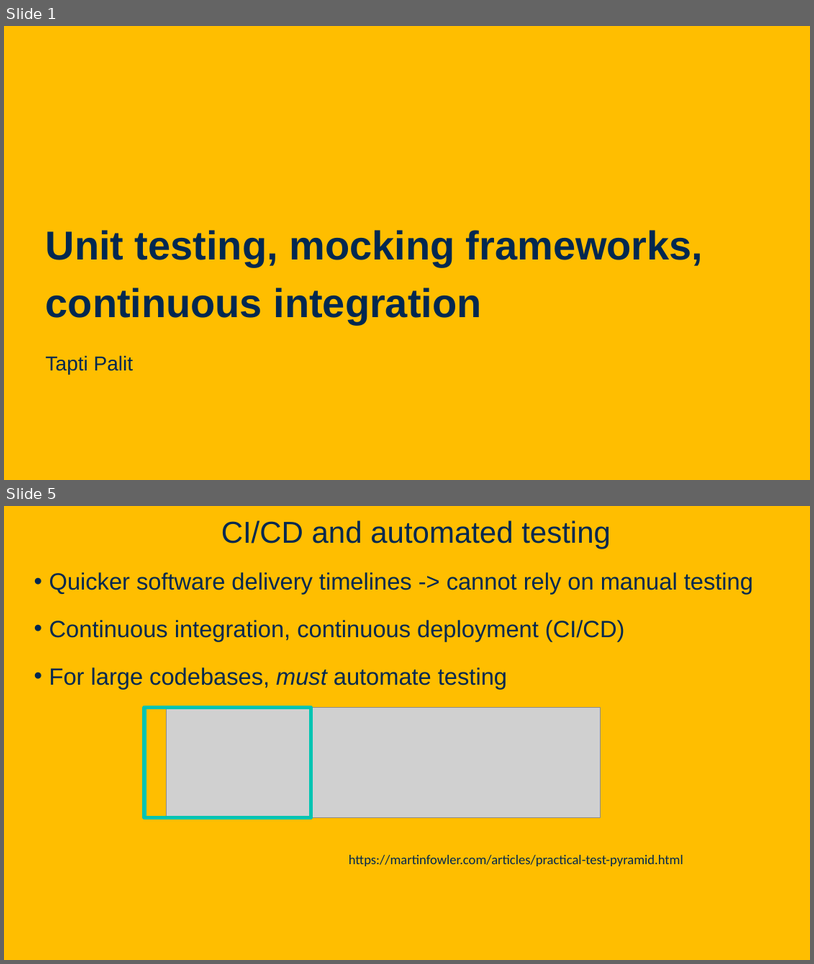
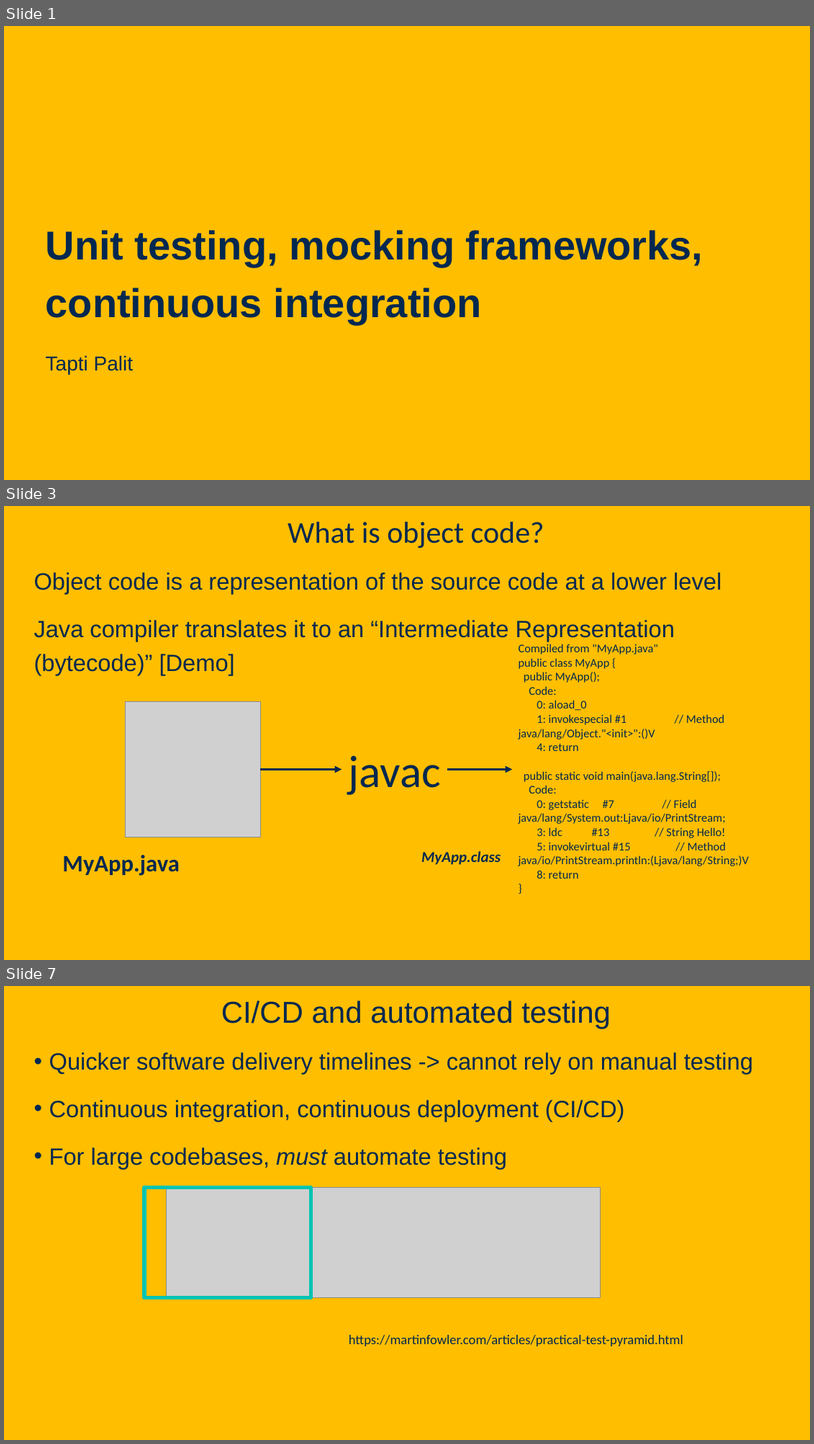
Before and after one commit to davsec-teaching/ecs160-f25, a slide deck: slides/4_unit_testing_mocking_frameworks_CI.pptx. Shown one above the other, each under a label of ours: slides 1 and 5 before the commit, slides 1, 3 and 7 after it; the slides between them are not shown. The pictures are 814x964 and 814x1444 pixels, drawn with LibreOffice and Linux fonts; fonts in the diff are those of the drawing; grey boxes stand for pictures; background and template pictures are left out. Boxes give left, top, right and bottom in pixels: in the first picture for what was removed or moved away, otherwise in the second. Text is boxed around its words. In the diff, an @@ line names an element or a change of style, - is before the commit and + after.

```diff
--- a/slides/4_unit_testing_mocking_frameworks_CI.pptx
+++ b/slides/4_unit_testing_mocking_frameworks_CI.pptx
@@ slide 3 added at <box>4,506,810,960</box>, background picture (left out) @@
@@ title added at <box>288,522,545,548</box>, 36 pt, text #022850 @@
+What is object code?
@@ text added at <box>34,572,722,675</box>, 28 pt, text #022850 @@
+Object code is a representation of the source code at a lower level
+Java compiler translates it to an “Intermediate Representation (bytecode)” [Demo]
@@ text added at <box>519,644,749,878</box>, 14 pt, text #022850 @@
+Compiled from "MyApp.java"
+public class MyApp {
+public MyApp();
+Code:
+0: aload_0
+1: invokespecial #1 // Method java/lang/Object."<init>":()V
+4: return
+public static void main(java.lang.String[]);
+Code:
+0: getstatic #7 // Field java/lang/System.out:Ljava/io/PrintStream;
+3: ldc #13 // String Hello!
+5: invokevirtual #15 // Method java/io/PrintStream.println:(Ljava/lang/String;)V
+8: return
+}
@@ picture added at <box>125,701,260,837</box> @@
@@ text added at <box>348,755,440,795</box>, 54 pt, text #022850 @@
+javac
@@ arrow added from (260, 769) to (342, 769), #022850 2.75 pt @@
@@ arrow added from (448, 769) to (513, 769), #022850 2.75 pt @@
@@ text added at <box>422,851,501,865</box>, 18 pt, text #022850, bold, italic @@
+MyApp.class
@@ text added at <box>62,854,180,875</box>, 28 pt, text #022850, bold @@
+MyApp.java
@@ what was slide 5 is now slide 7 @@
```
Also in this commit, not shown: 1 slide changed, 4 other slides added, 3 slides removed, 3 other files.
